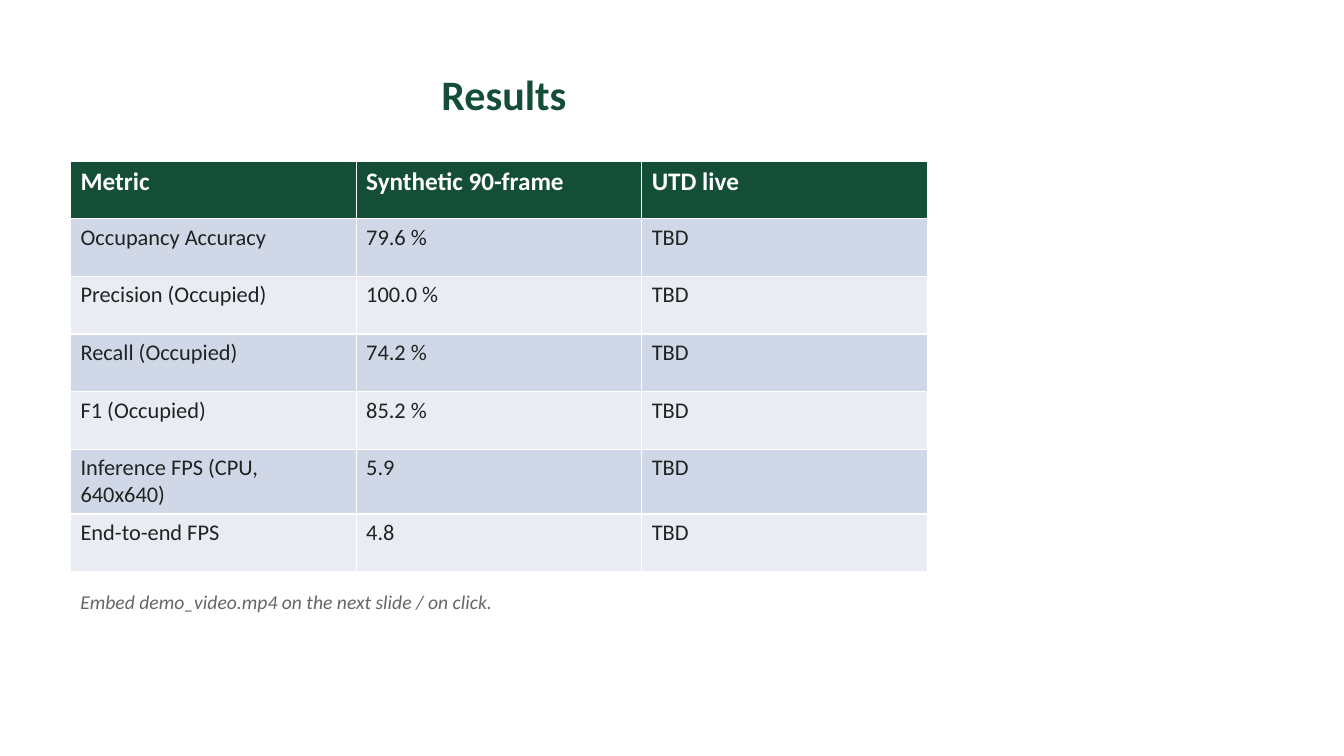
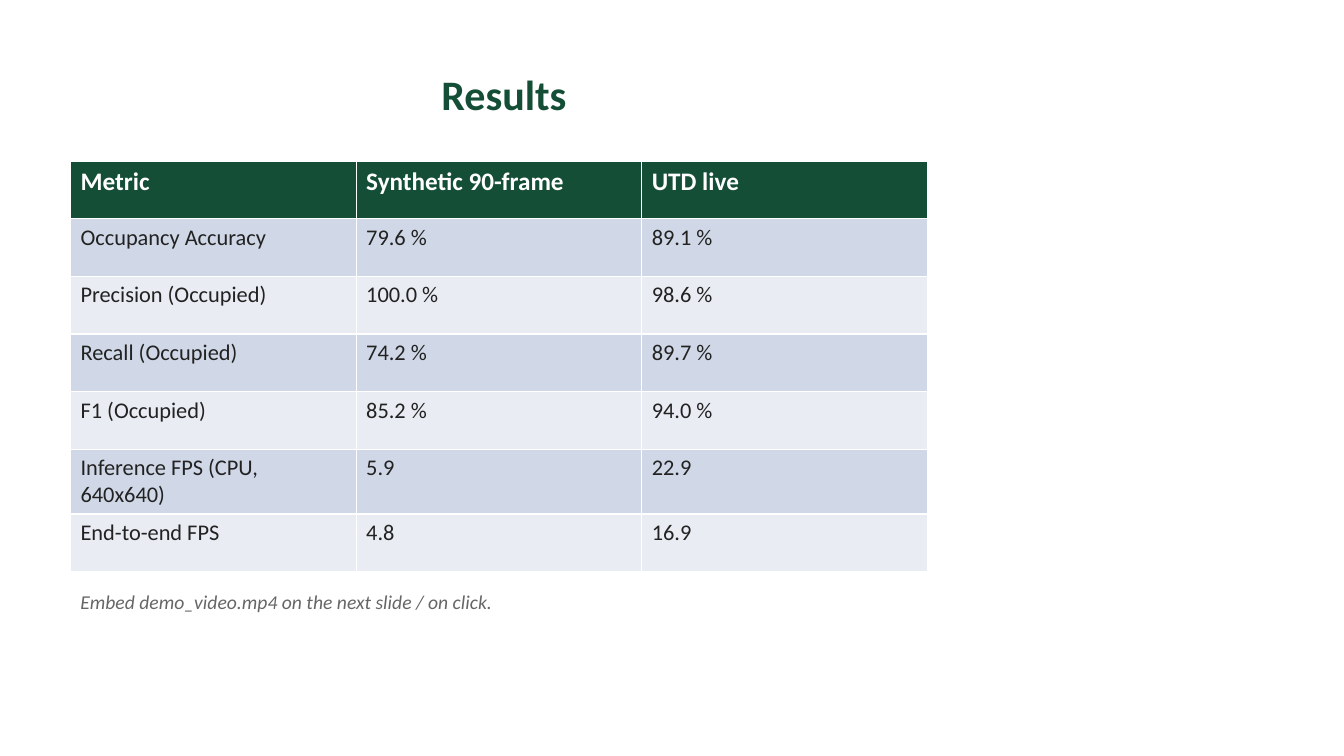
Before and after one commit to Eswar-deep/CV-assignment, a slide deck: slide 6 of presentation/slides.pptx. Drawn at 1344x756 pixels with LibreOffice and Linux fonts; fonts in the diff are those of the drawing. Boxes give left, top, right and bottom in pixels: in the first picture for what was removed or moved away, otherwise in the second. Text is boxed around its words. In the diff, an @@ line names an element or a change of style, - is before the commit and + after.

```diff
--- a/presentation/slides.pptx
+++ b/presentation/slides.pptx
@@ table at box(71, 161, 927, 565) @@
-row 2, column 3: TBD
+row 2, column 3: 89.1 %
-row 3, column 3: TBD
+row 3, column 3: 98.6 %
-row 4, column 3: TBD
+row 4, column 3: 89.7 %
-row 5, column 3: TBD
+row 5, column 3: 94.0 %
-row 6, column 3: TBD
+row 6, column 3: 22.9
-row 7, column 3: TBD
+row 7, column 3: 16.9
```
Also in this commit, not shown: 2 other slides changed, 37 other files.
